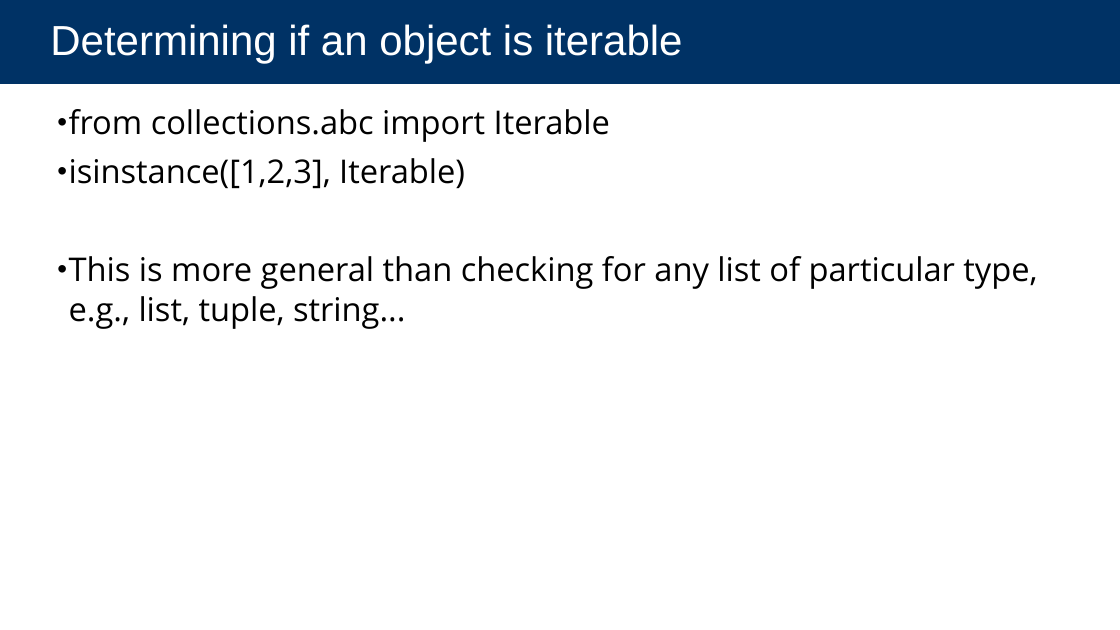
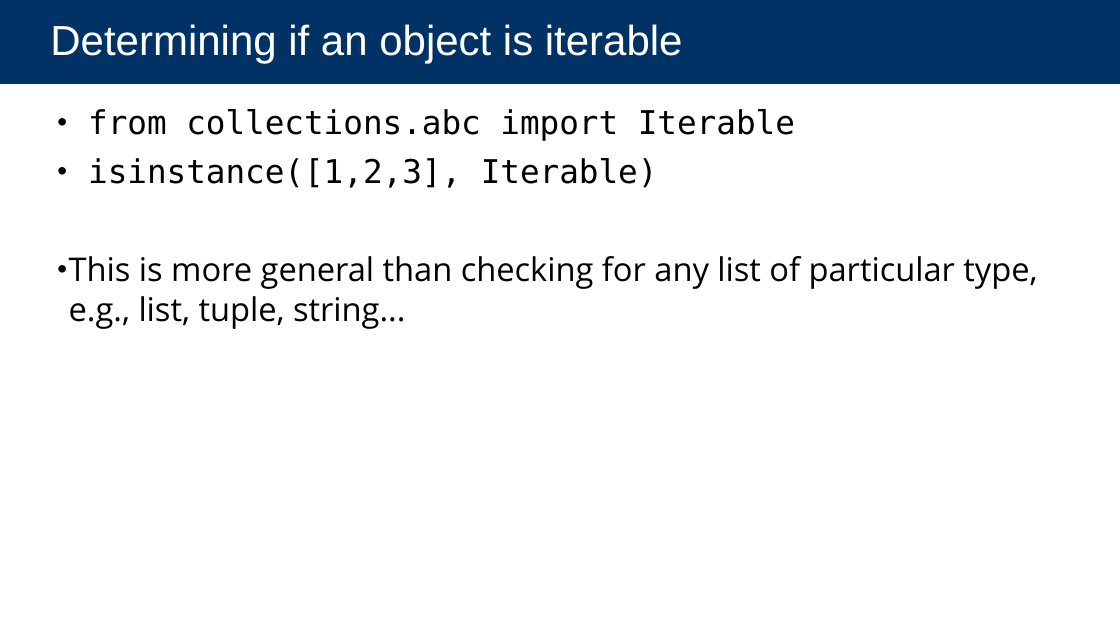
Before and after one commit to cs88-website/sp24, a slide deck: slide 28 of assets/slides/sp24/22-Iterators_II.pptx (slide 22 before the commit). Drawn at 1120x630 pixels with LibreOffice and Linux fonts; fonts in the diff are those of the drawing. Boxes give left, top, right and bottom in pixels: in the first picture for what was removed or moved away, otherwise in the second. Text is boxed around its words. In the diff, an @@ line names an element or a change of style, - is before the commit and + after.

```diff
--- a/assets/slides/sp24/22-Iterators_II.pptx
+++ b/assets/slides/sp24/22-Iterators_II.pptx
@@ text at (x1=88, y1=109, x2=795, y2=188): font Open Sans to DejaVu Sans Mono in "from collections.abc import Iterable", "isinstance([1,2,3], Iterable)" @@
```
Also in this commit, not shown: 1 other slide changed, 6 slides added, 3 other files.
